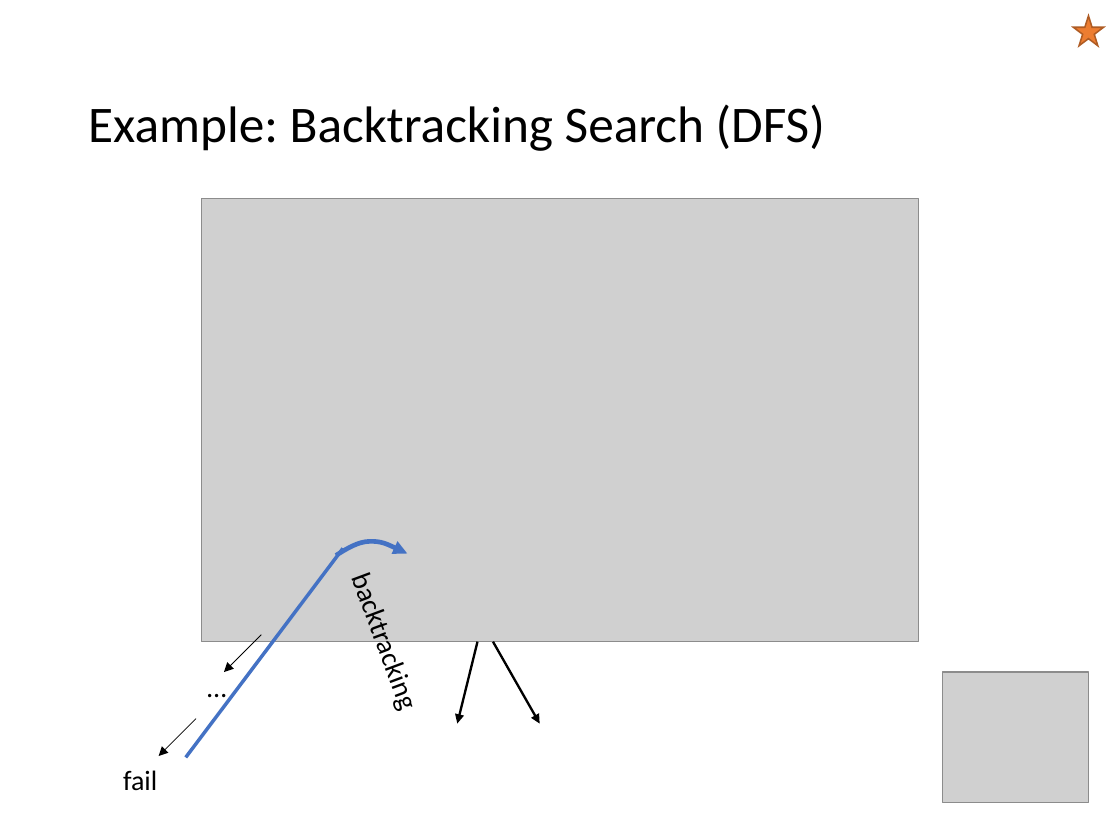
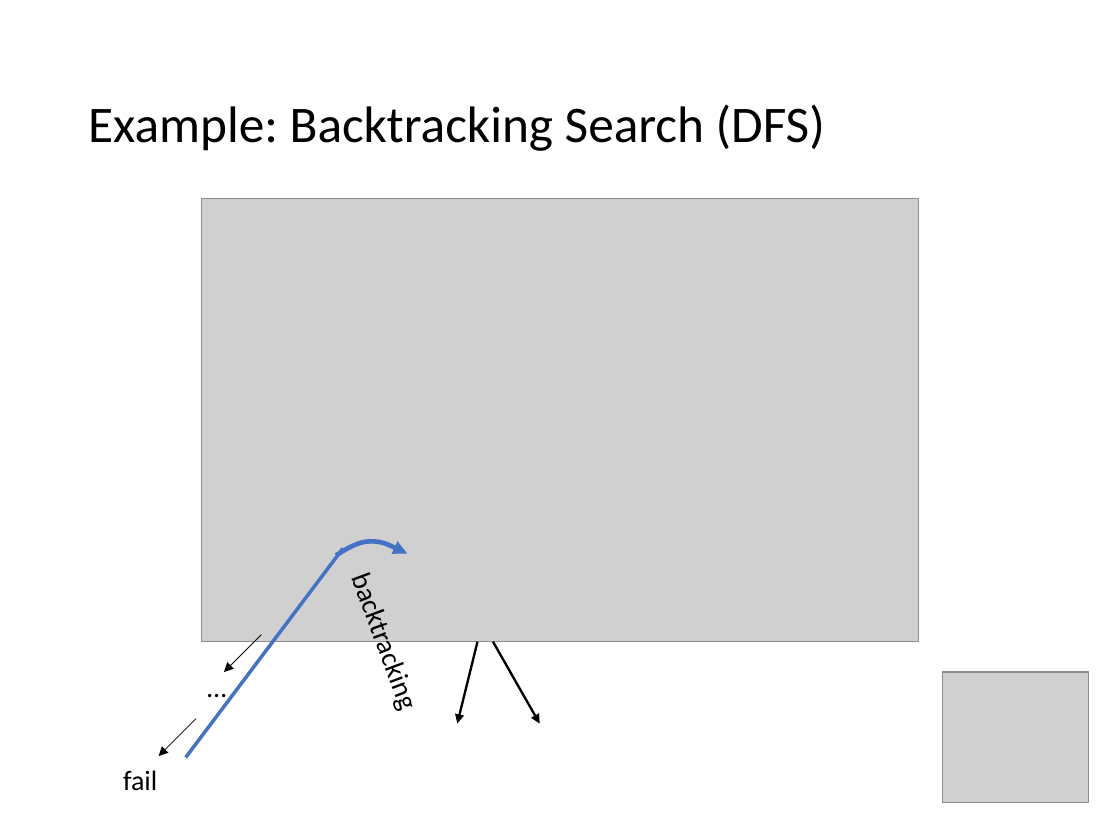
Before and after one commit to mhahsler/CS7320-AI, a slide deck: slide 14 of slides/06_CSP.pptx (slide 13 before the commit). Drawn at 1120x840 pixels with LibreOffice and Linux fonts; fonts in the diff are those of the drawing; grey boxes stand for pictures. Boxes give left, top, right and bottom in pixels: in the first picture for what was removed or moved away, otherwise in the second. Text is boxed around its words. In the diff, an @@ line names an element or a change of style, - is before the commit and + after.

```diff
--- a/slides/06_CSP.pptx
+++ b/slides/06_CSP.pptx
@@ star removed at <box>1073,16,1103,46</box> @@
```
Also in this commit, not shown: 5 other slides changed, 1 slide added, 1 other file.
